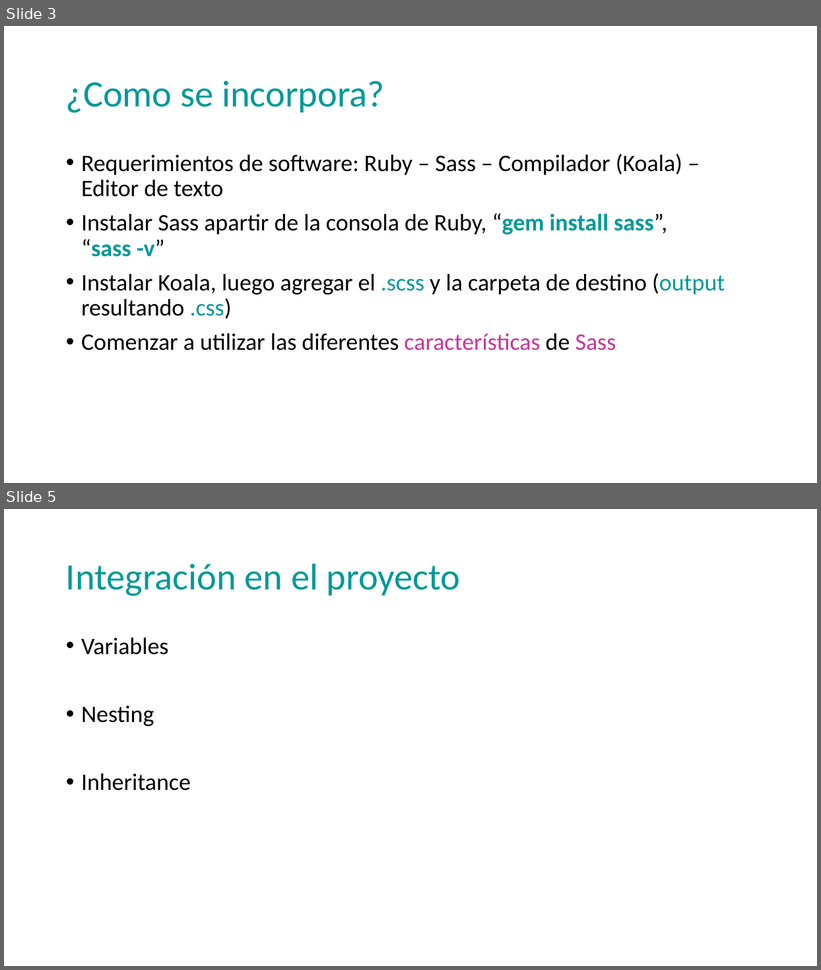
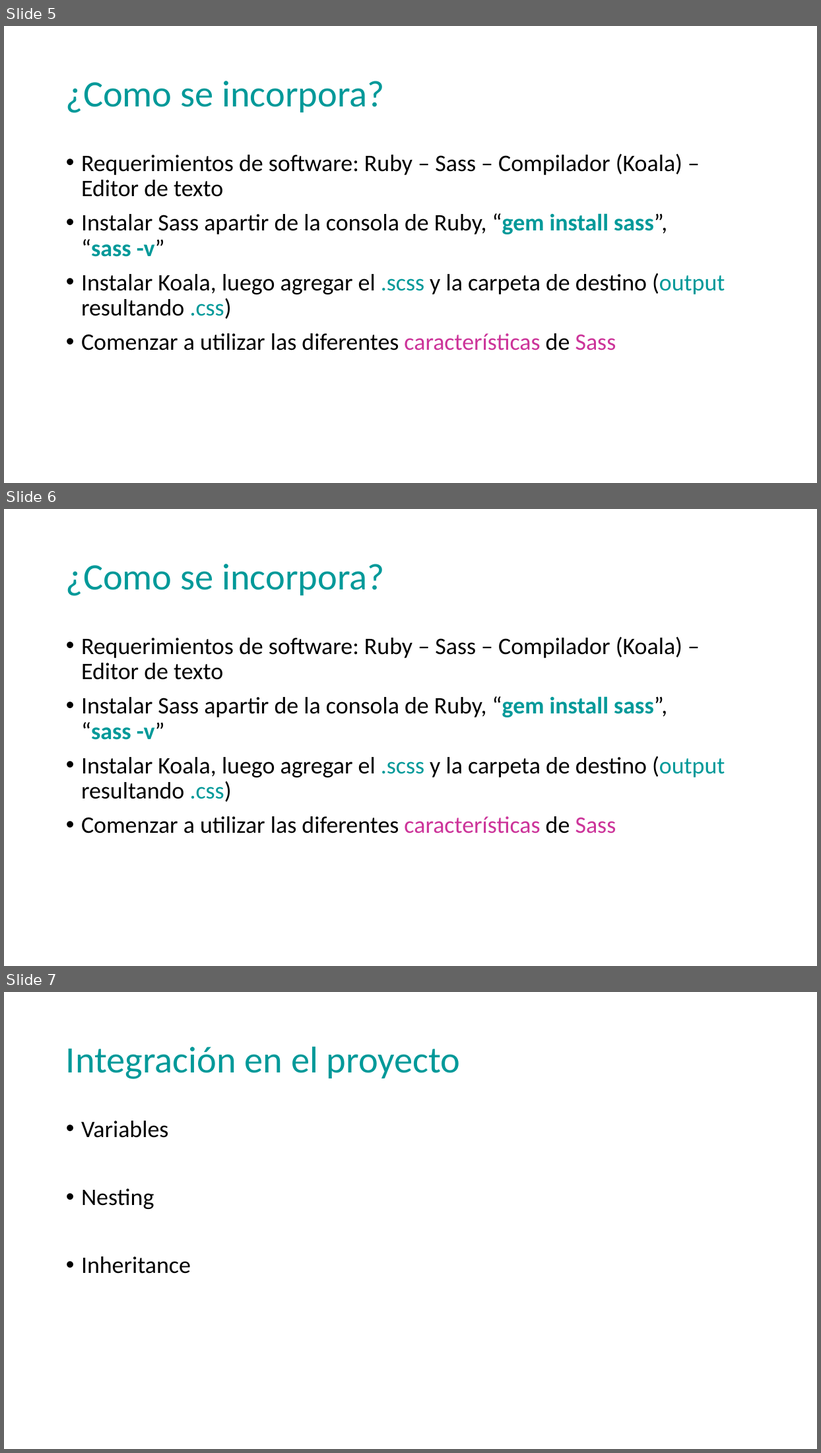
Before and after one commit to fabio161191/Proyecto1, a slide deck: Sass.pptx. Shown one above the other, each under a label of ours: slides 3 and 5 before the commit, slides 5, 6 and 7 after it; the slides between them are not shown. The pictures are 821x970 and 821x1453 pixels, drawn with LibreOffice and Linux fonts; fonts in the diff are those of the drawing. Boxes give left, top, right and bottom in pixels: in the first picture for what was removed or moved away, otherwise in the second. Text is boxed around its words. In the diff, an @@ line names an element or a change of style, - is before the commit and + after.

Commit message:
Changing Sass.pptx

```diff
--- a/Sass.pptx
+++ b/Sass.pptx
@@ slide 6 added at [4, 509, 817, 966], background #FFFFFF @@
@@ title added at [66, 564, 385, 596], 44 pt, text #009999 @@
+¿Como se incorpora?
@@ text added at [81, 637, 725, 834], 28 pt, text #000000 @@
+• Requerimientos de software: Ruby – Sass – Compilador (Koala) – Editor de texto
+• Instalar Sass apartir de la consola de Ruby, “gem install sass”, “sass -v”
+• Instalar Koala, luego agregar el .scss y la carpeta de destino (output resultando .css)
+• Comenzar a utilizar las diferentes características de Sass
@@ what was slide 3 is now slide 5 @@
@@ what was slide 5 is now slide 7 @@
```
Also in this commit, not shown: 2 slides changed, 1 other slide added, 1 other file.
